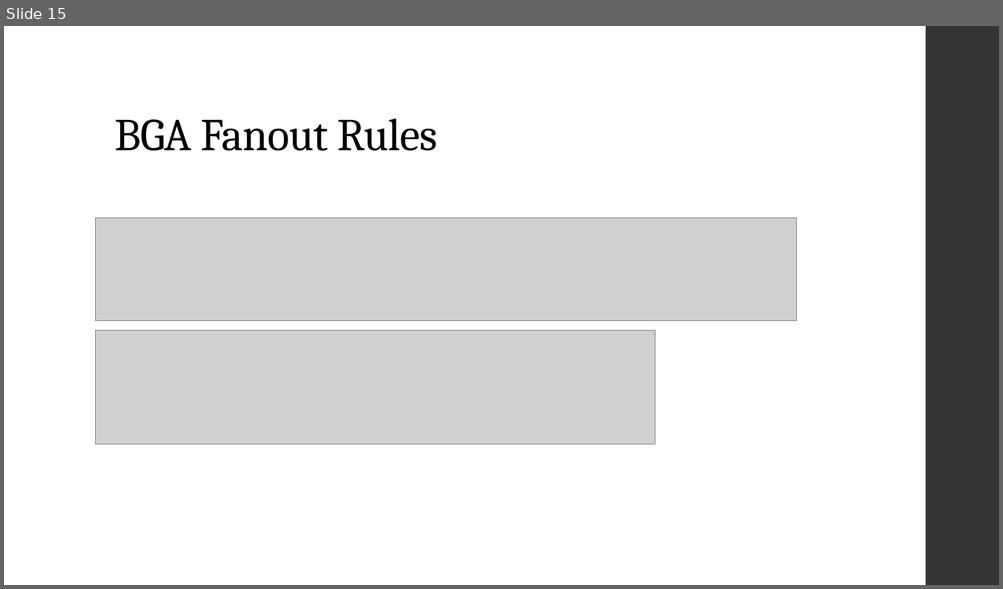
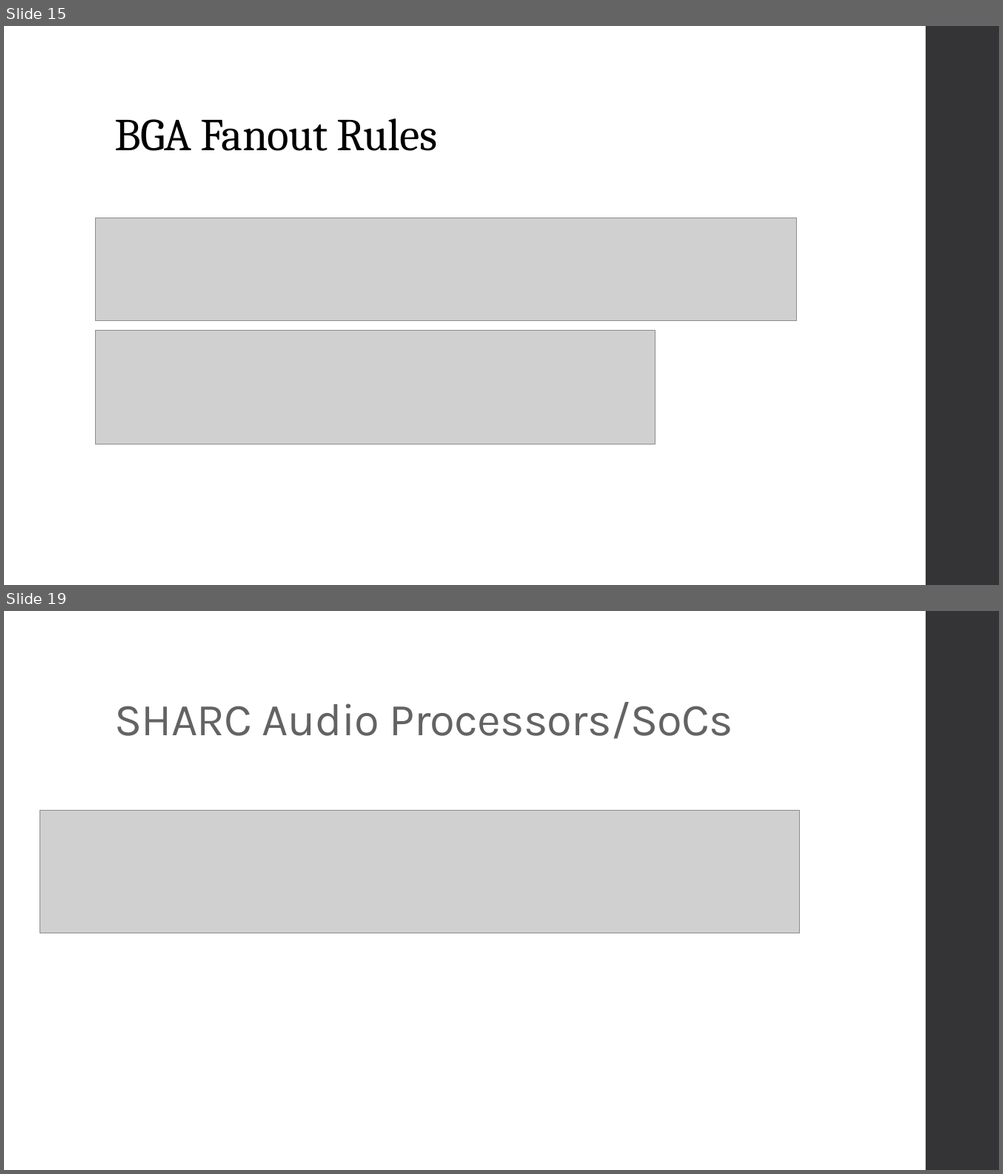
Before and after one commit to altay-brusan/blackfin-som, a slide deck: Artifacts/Reports/Design Guide.pptx. Shown one above the other, each under a label of ours: slide 15 before the commit, slides 15 and 19 after it; the slides between them are not shown. The pictures are 1003x589 and 1003x1174 pixels, drawn with LibreOffice and Linux fonts; fonts in the diff are those of the drawing; grey boxes stand for pictures. Boxes give left, top, right and bottom in pixels: in the first picture for what was removed or moved away, otherwise in the second. Text is boxed around its words. In the diff, an @@ line names an element or a change of style, - is before the commit and + after.

```diff
--- a/Artifacts/Reports/Design Guide.pptx
+++ b/Artifacts/Reports/Design Guide.pptx
@@ slide 19 added at (4,611,999,1170), background #FFFFFF; not listed: 1 template element that a slide beside it also shows @@
@@ title added at (114,702,733,739), 44 pt, text #636363 @@
+SHARC Audio Processors/SoCs
@@ picture added at (40,810,799,934) @@
```
Also in this commit, not shown: 13 other slides added, 11 other files.
